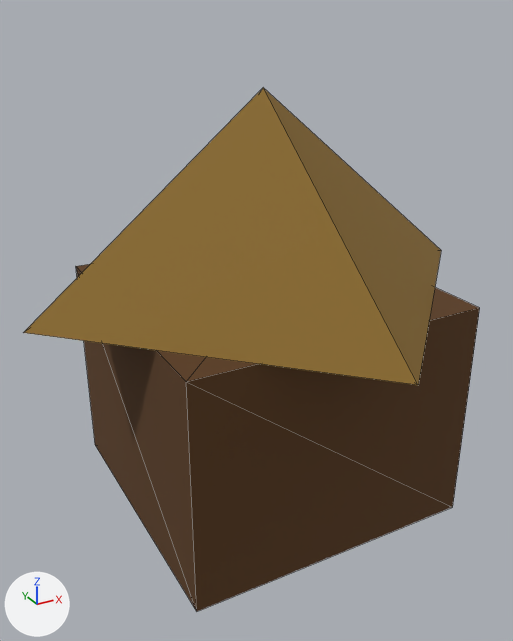
One commit to the glTF model empire/assets/models/bld_izba.glb: the scene before it, then after it.
Rendered twice from a camera (50 mm lens) standing at (-0.864, -1.537, 1.271) and looking at (-0.034, -0.029, 0.517). Every picture has the same lights, and +X, +Y and +Z are marked at lower left. The older version comes first. Mesh edges are drawn as thin lines. Vertices at exactly the same position are counted once.

Objects in the first picture: 'bld_izba'.
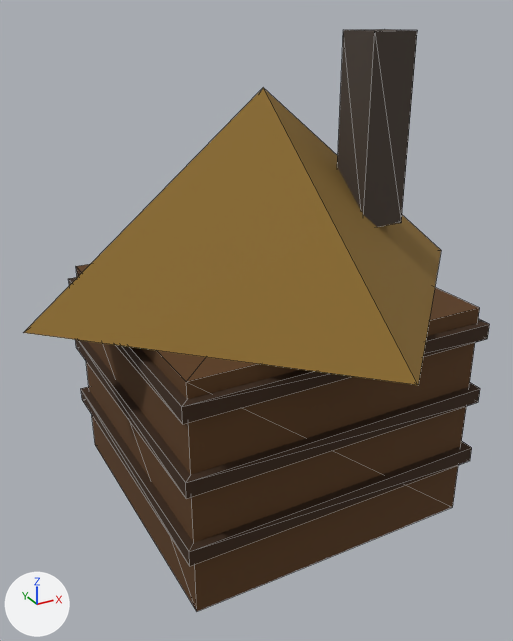
Pixel boxes [x1, y1, x2, y2] of what changed, in the pictures (513 x 641 px):
'bld_izba', reshaped (11% taller): before [24, 88, 480, 611]; after [24, 29, 490, 611]
part 1 of me_куб_006, added: after [81, 387, 472, 566]
part 2 of me_куб_006, added: after [75, 340, 480, 498]
part 3 of me_куб_006, added: after [69, 277, 490, 424]
part 4 of me_куб_006, added: after [337, 29, 417, 227]

What changed in the scene script:
```text
Add mat_iz_win:
    mat_iz_win = principled_material('iz_win')
    mat_iz_win.base_color = (1.0, 0.604, 0.133)  # orange #ffcc66
    mat_iz_win.roughness = 0.9
    mat_iz_win.emission_color = (1.0, 0.604, 0.133)  # orange #ffcc66
    mat_iz_win.emission_strength = 1.4
Add mat_stone:
    mat_stone = principled_material('stone')
    mat_stone.base_color = (0.0685, 0.0513, 0.0395)  # brown #4a4038
    mat_stone.roughness = 0.9
Change me_куб_006:
    used by ob_bld_izba; location = (0.0, 0.0, 0.0)
    remove me_куб_006.from_pydata(...)  # 21 vertices, 30 faces; spans x -0.62..0.62, y -0.62..0.62, z 0.0..1.1
    add me_куб_006.from_pydata(...)  # 61 vertices, 90 faces; spans x -0.62..0.62, y -0.62..0.62, z 0.0..1.225
    me_куб_006 part 1: a new loose piece, a box spanning x -0.41..0.41, y -0.41..0.41, z 0.16..0.2, in mat_wooddk (brown #3a2410)
    me_куб_006 part 2: a new loose piece, a box spanning x -0.41..0.41, y -0.41..0.41, z 0.34..0.38, in mat_wooddk (brown #3a2410)
    me_куб_006 part 3: a new loose piece, a box spanning x -0.41..0.41, y -0.41..0.41, z 0.52..0.56, in mat_wooddk (brown #3a2410)
    me_куб_006 part 4: a new loose piece, a box spanning x 0.18..0.3, y -0.18..-0.06, z 0.775..1.225, in mat_stone (brown #4a4038)
    other edits to the shape of me_куб_006 do not show in these pictures
    add me_куб_006.materials.append(mat_iz_win)  # orange #ffcc66, glowing orange #ffcc66
    add me_куб_006.materials.append(mat_stone)  # brown #4a4038
```
